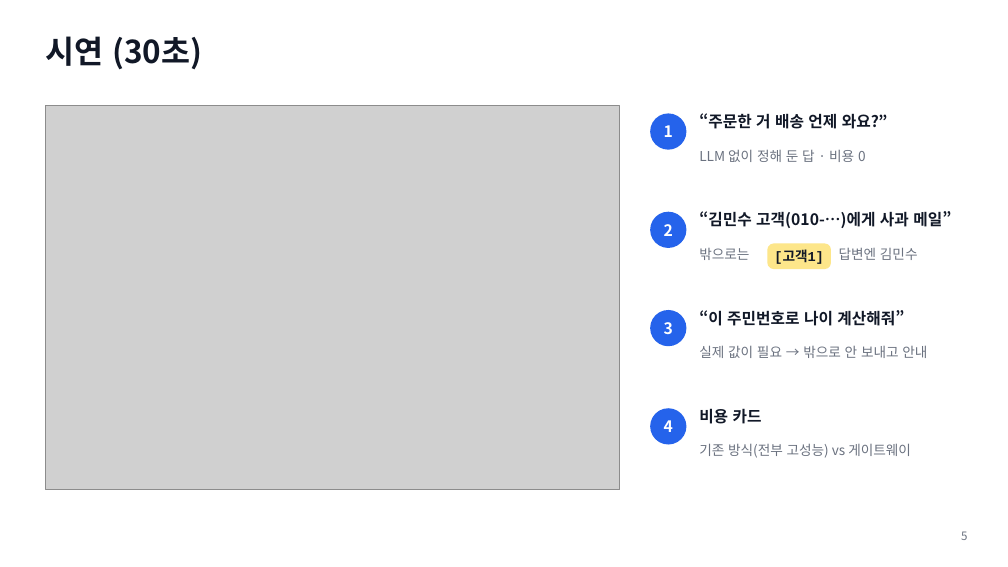
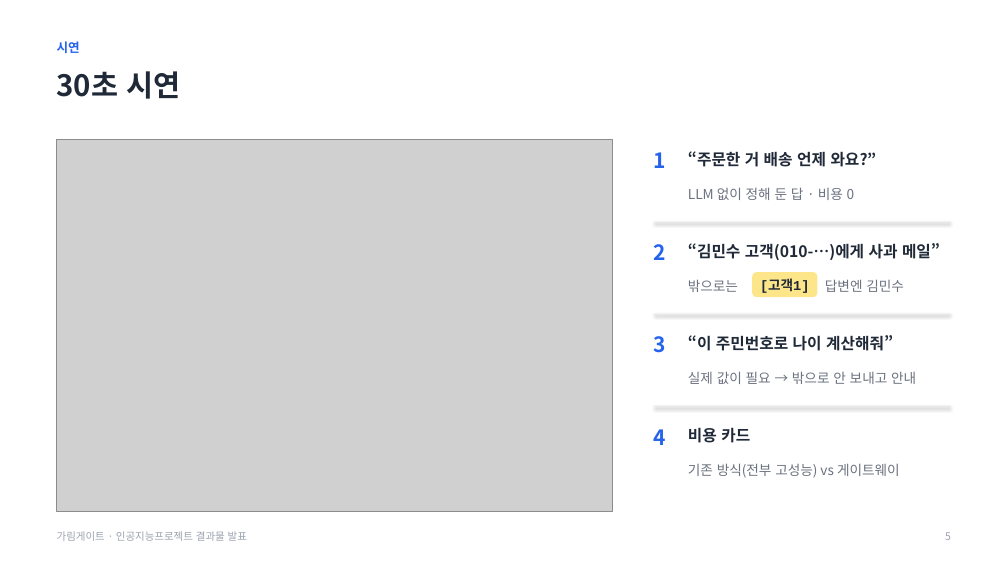
Before and after one commit to baesanggue/ai-gateway, a slide deck: slide 5 of docs/presentation/2026-11-17-garimgate.pptx. Drawn at 1008x567 pixels with LibreOffice and Linux fonts; fonts in the diff are those of the drawing; grey boxes stand for pictures. Boxes give left, top, right and bottom in pixels: in the first picture for what was removed or moved away, otherwise in the second. Text is boxed around its words. In the diff, an @@ line names an element or a change of style, - is before the commit and + after.

```diff
--- a/docs/presentation/2026-11-17-garimgate.pptx
+++ b/docs/presentation/2026-11-17-garimgate.pptx
@@ text at (57, 41, 80, 53): text changed; size 30 to 12 pt; text colour #111827 to #2563EB @@
-시연 (30초)
+시연
@@ text added at (57, 71, 181, 99), 28 pt, text #1F2937, bold @@
+30초 시연
@@ picture: place and size @@
-picture at (45, 106, 620, 490)
+picture at (57, 140, 613, 511)
@@ size 15 to 20 pt, text colour #FFFFFF to #2563EB; alignment centre to left; line spacing 1 to 1.15; vertical alignment middle to top; fill #2563EB to none in 4 elements at (654, 429, 666, 445), (654, 336, 666, 353), (654, 244, 666, 260), (654, 152, 666, 168) @@
@@ text "1": place and size @@
-text "1" at (650, 113, 687, 150)
+text "1" at (654, 152, 666, 168)
@@ text colour #111827 to #1F2937; line spacing 1 to 1.15 in 4 elements at (688, 427, 750, 443), (688, 335, 893, 351), (688, 243, 940, 260), (688, 151, 877, 167) @@
@@ text "“주문한 거 배송 언제 와요?”": place and size @@
-text "“주문한 거 배송 언제 와요?”" at (699, 113, 888, 129)
+text "“주문한 거 배송 언제 와요?”" at (688, 151, 877, 167)
@@ text "LLM 없이 정해 둔 답 ...": place and size @@
-text "LLM 없이 정해 둔 답 ..." at (699, 150, 866, 162)
+text "LLM 없이 정해 둔 답 ..." at (688, 187, 855, 200)
@@ text "2": place and size @@
-text "2" at (650, 212, 687, 248)
+text "2" at (654, 244, 666, 260)
@@ line added from (654, 222) to (951, 222), #E5E7EB 1 pt @@
@@ text "“김민수 고객(010-…)에게 사과 메일”": place and size @@
-text "“김민수 고객(010-…)에게 사과 메일”" at (699, 211, 951, 228)
+text "“김민수 고객(010-…)에게 사과 메일”" at (688, 243, 940, 260)
@@ line spacing 1 to 1.15 in 5 elements at (688, 463, 900, 478), (688, 371, 916, 384), (688, 187, 855, 200), (825, 279, 904, 292), (688, 279, 738, 292) @@
@@ text "밖으로는": place and size @@
-text "밖으로는" at (699, 248, 749, 260)
+text "밖으로는" at (688, 279, 738, 292)
@@ rounded rectangle "[고객1]": place and size @@
-rounded rectangle "[고객1]" at (768, 243, 831, 269)
+rounded rectangle "[고객1]" at (752, 272, 817, 297)
@@ rounded rectangle "[고객1]" at (752, 272, 817, 297): text colour #111827 to #1F2937; proportions changed @@
@@ text "답변엔 김민수": place and size @@
-text "답변엔 김민수" at (839, 247, 918, 260)
+text "답변엔 김민수" at (825, 279, 904, 292)
@@ text "3": place and size @@
-text "3" at (650, 310, 687, 346)
+text "3" at (654, 336, 666, 353)
@@ line added from (654, 315) to (951, 315), #E5E7EB 1 pt @@
@@ text "“이 주민번호로 나이 계산해줘”": place and size @@
-text "“이 주민번호로 나이 계산해줘”" at (699, 310, 904, 326)
+text "“이 주민번호로 나이 계산해줘”" at (688, 335, 893, 351)
@@ text "실제 값이 필요 → 밖으로 ...": place and size @@
-text "실제 값이 필요 → 밖으로 ..." at (699, 345, 927, 358)
+text "실제 값이 필요 → 밖으로 ..." at (688, 371, 916, 384)
@@ line added from (654, 407) to (951, 407), #E5E7EB 1 pt @@
@@ text "4": place and size @@
-text "4" at (650, 408, 687, 445)
+text "4" at (654, 429, 666, 445)
@@ text "비용 카드": place and size @@
-text "비용 카드" at (699, 408, 762, 424)
+text "비용 카드" at (688, 427, 750, 443)
@@ text "기존 방식(전부 고성능) vs 게이트웨이": place and size @@
-text "기존 방식(전부 고성능) vs 게이트웨이" at (699, 443, 911, 458)
+text "기존 방식(전부 고성능) vs 게이트웨이" at (688, 463, 900, 478)
@@ text added at (57, 531, 247, 541), 10 pt, text #9CA3AF @@
+가림게이트 · 인공지능프로젝트 결과물 발표
@@ text "5": place and size @@
-text "5" at (961, 531, 967, 540)
+text "5" at (945, 532, 951, 540)
@@ text "5" at (945, 532, 951, 540): size 11 to 10 pt, text colour #6B7280 to #9CA3AF; line spacing 1 to 1.15 @@
```
Also in this commit, not shown: 8 other slides changed, 5 other files.
